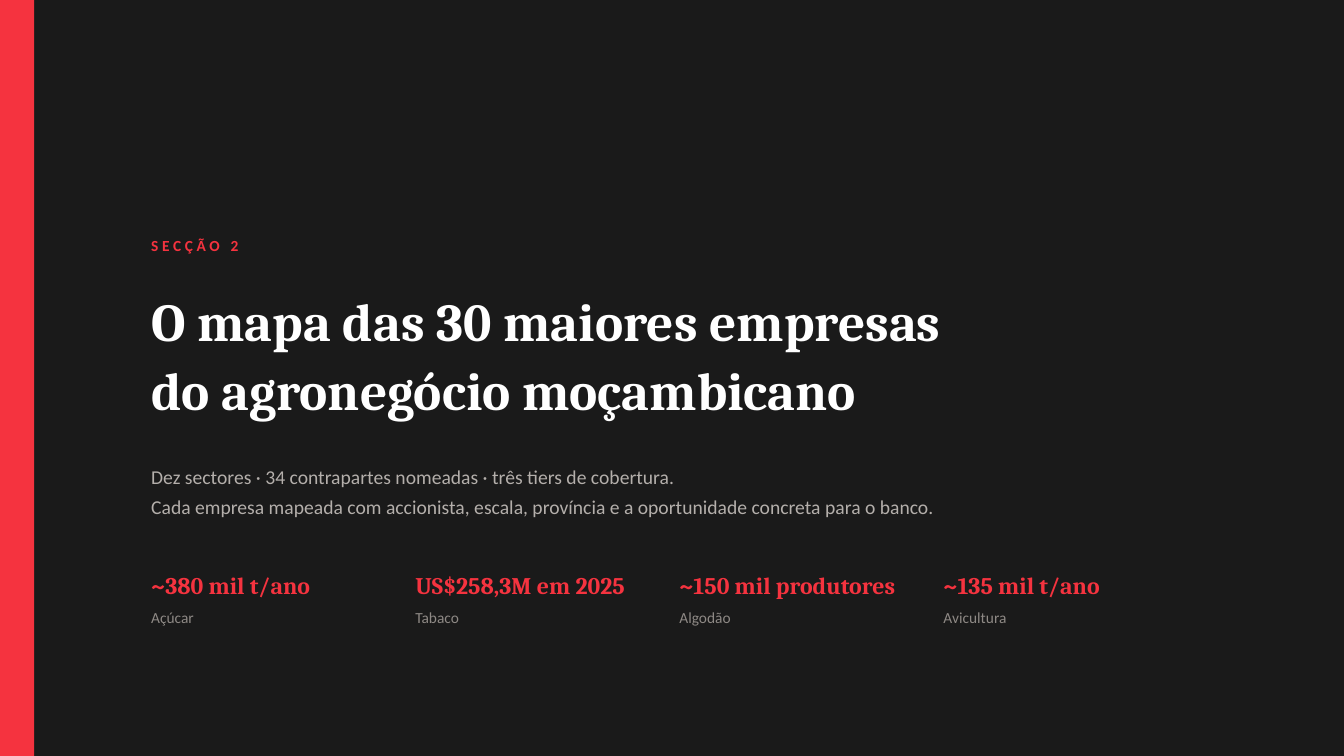
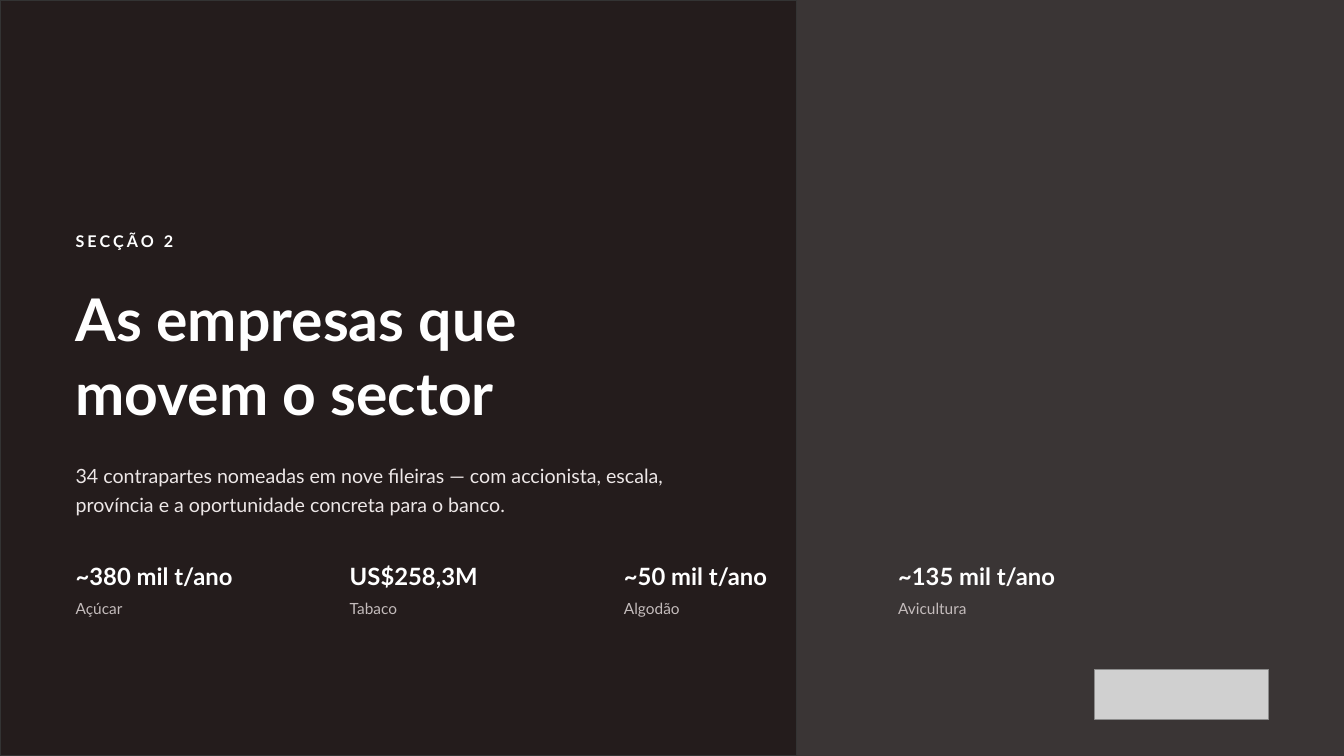
Before and after one commit to timoteomirolejr-hue/momo, a slide deck: slide 8 of cvp-agronegocios/CVP_Agronegocios_Absa_Mocambique_2026.pptx (slide 7 before the commit). Drawn at 1344x756 pixels with LibreOffice and Linux fonts; fonts in the diff are those of the drawing; grey boxes stand for pictures; background and template pictures are left out. Boxes give left, top, right and bottom in pixels: in the first picture for what was removed or moved away, otherwise in the second. Text is boxed around its words. In the diff, an @@ line names an element or a change of style, - is before the commit and + after.

```diff
--- a/cvp-agronegocios/CVP_Agronegocios_Absa_Mocambique_2026.pptx
+++ b/cvp-agronegocios/CVP_Agronegocios_Absa_Mocambique_2026.pptx
@@ background #1A1A1A to picture (left out) @@
@@ rectangle removed at box(0, 0, 34, 756) @@
@@ rectangle added at box(0, 0, 797, 756), fill #1A1010 at 66% opacity, outline #333333 1 pt @@
@@ text "SECÇÃO 2": place and size @@
-text "SECÇÃO 2" at box(151, 238, 239, 254)
+text "SECÇÃO 2" at box(76, 232, 173, 250)
@@ text "SECÇÃO 2" at box(76, 232, 173, 250): size 11 to 11.5 pt, font Calibri to Lato, text colour #F5333F to #FFFFFF, letter spacing 2.6 to 2.2 pt @@
@@ text added at box(76, 298, 517, 416), 42 pt, text #FFFFFF, bold @@
+As empresas que
+movem o sector
@@ text removed at box(151, 304, 941, 421) @@
-O mapa das 30 maiores empresas
-do agronegócio moçambicano
@@ text at box(76, 468, 663, 516): text changed; font Calibri to Lato; text colour #B4AFAB to #EDE7E7 @@
-Dez sectores · 34 contrapartes nomeadas · três tiers de cobertura.
-Cada empresa mapeada com accionista, escala, província e a oportunidade concreta para o banco.
+34 contrapartes nomeadas em nove fileiras — com accionista, escala, província e a oportunidade concreta para o banco.
@@ text "~380 mil t/ano" at box(76, 567, 232, 586): font Cambria to Lato, text colour #F5333F to #FFFFFF @@
@@ text "~380 mil t/ano": place and size @@
-text "~380 mil t/ano" at box(151, 577, 310, 597)
+text "~380 mil t/ano" at box(76, 567, 232, 586)
@@ text at box(350, 565, 478, 588): text changed; font Cambria to Lato; text colour #F5333F to #FFFFFF @@
-US$258,3M em 2025
+US$258,3M
@@ text at box(624, 567, 767, 586): text changed; font Cambria to Lato; text colour #F5333F to #FFFFFF @@
-~150 mil produtores
+~50 mil t/ano
@@ text "~135 mil t/ano": place and size @@
-text "~135 mil t/ano" at box(943, 577, 1099, 597)
+text "~135 mil t/ano" at box(898, 567, 1055, 586)
@@ text "~135 mil t/ano" at box(898, 567, 1055, 586): font Cambria to Lato, text colour #F5333F to #FFFFFF @@
@@ font Calibri to Lato, text colour #8E8985 to #C4BCBC in 4 elements at box(898, 602, 966, 614), box(624, 602, 680, 617), box(350, 602, 397, 614), box(76, 603, 123, 617) @@
@@ text "Açúcar": place and size @@
-text "Açúcar" at box(151, 612, 194, 626)
+text "Açúcar" at box(76, 603, 123, 617)
@@ text "Tabaco": place and size @@
-text "Tabaco" at box(415, 612, 459, 623)
+text "Tabaco" at box(350, 602, 397, 614)
@@ text "Algodão": place and size @@
-text "Algodão" at box(679, 612, 730, 626)
+text "Algodão" at box(624, 602, 680, 617)
@@ text "Avicultura": place and size @@
-text "Avicultura" at box(943, 612, 1006, 623)
+text "Avicultura" at box(898, 602, 966, 614)
@@ picture added at box(1095, 669, 1268, 720) @@
```
Also in this commit, not shown: 16 other slides changed, 5 slides added, 2 slides removed, 3 other files.
